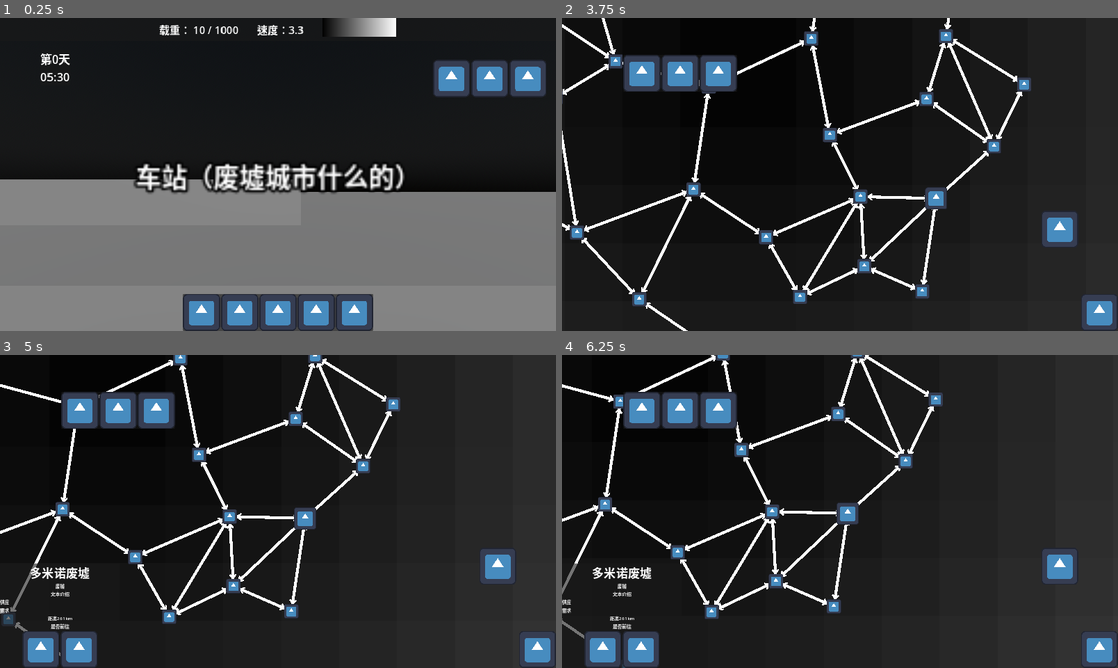
Above: before the commit, frames 1-4 (two rows, left to right).
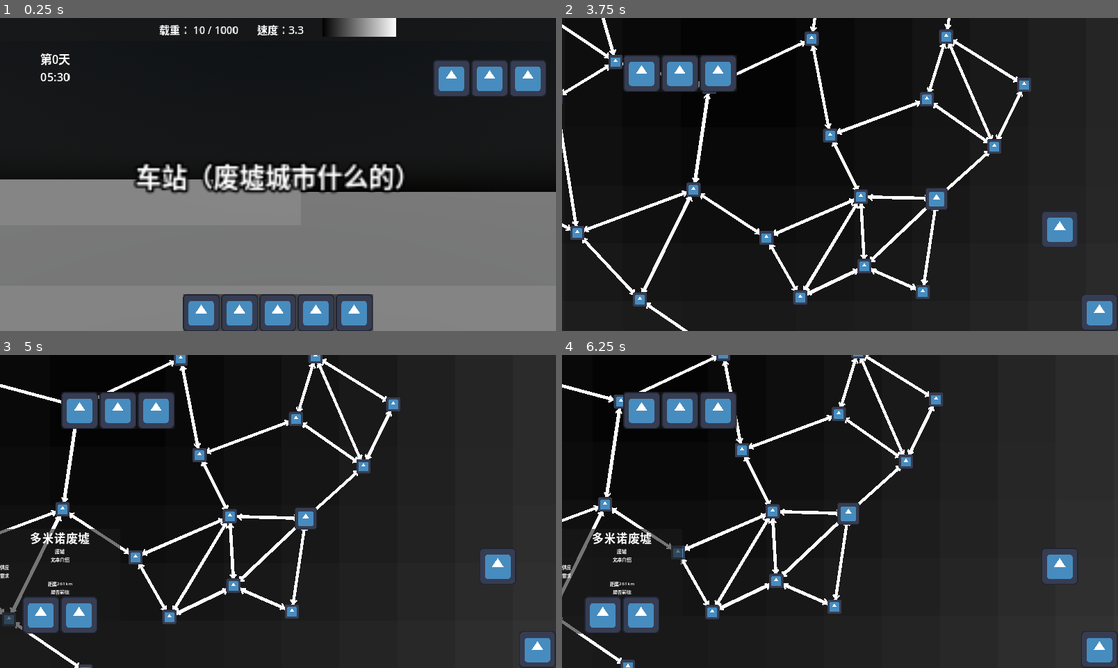
Above: after the commit, the same moments.

Repository: lxdua/EndingLine
Game: Godot game, scene res://Scene/BaseScene/base_scene.tscn
Same seed, same stepped clock (60 frames per second), same inputs: the game is played once before the commit and once after it. This scene is started directly instead of the project's main scene. The engine's default icon, where the game draws it, is replaced by a stand-in: a white triangle on a blue panel in a dark square.
Inputs (mouse positions are in pixels of both pictures, inside the frame that each line leads up to):
- Up to frame 1 (0.25 s): no input
- Up to frame 2 (3.75 s): click (1051, 77) at 0.5 s; click (1051, 77) at 1.25 s; click (762, 312) at 2 s; click (801, 312) at 2.75 s; click (840, 312) at 3.5 s
- Up to frame 3 (5 s): tap Enter at 4.25 s; move the mouse to (300, 524) at 4.27 s; press the mouse at (300, 524) at 4.28 s; hold Right (ui_right) from 4.28 s (still down)
- Up to frame 4 (6.25 s): move the mouse to (823, 517) at 5.02 s; release Right (ui_right) at 5.03 s; release the mouse at (823, 517) at 5.03 s; hold Down (ui_down) 5.03-5.78 s; tap C (interact) at 5.1 s; click (823, 517) at 5.3 s; move the mouse to (695, 580) at 5.77 s; press the mouse at (695, 580) at 5.78 s; hold Right (ui_right) from 5.78 s (still down)

The runs differ from the first frame. In frame 1, 0.4% of the frame differs, in the area x 7-98%, y 2-100%; in frame 2, 1.3%; in frame 3, 4.7%; in frame 4, 4.9%, in the area x 0-100%, y 0-100%.

Commit message:
充电桩

Diff:
--- a/endinglinetry/Resource/MapRes/map1.tres
+++ /dev/null
@@ -1,9 +0,0 @@
-[gd_resource type="Resource" script_class="MapRes" load_steps=2 format=3 uid="uid://r7jiclu5duer"]
-
-[ext_resource type="Script" path="res://Class/MapRes/map_res.gd" id="1_nrlxa"]
-
-[resource]
-script = ExtResource("1_nrlxa")
-station_pos_list = Array[Vector2]([Vector2(100, 0), Vector2(-50, -60), Vector2(0, 200), Vector2(150, 150), Vector2(-400, 230), Vector2(20, -400)])
-track_list = Array[Vector3i]([Vector3i(0, 2, 100), Vector3i(0, 4, 50), Vector3i(0, 5, 30), Vector3i(5, 0, 40), Vector3i(1, 4, 0), Vector3i(1, 5, 70), Vector3i(2, 3, 50), Vector3i(2, 4, 60), Vector3i(4, 2, 40), Vector3i(4, 5, 10)])
-buildable_track_list = Array[Vector4i]([Vector4i(3, 0, 20, 20), Vector4i(0, 3, 30, 20)])
--- a/endinglinetry/Resource/StationScene/City/挪威格伦.tscn
+++ b/endinglinetry/Resource/StationScene/City/挪威格伦.tscn
@@ -2,8 +2,8 @@
 
 [ext_resource type="PackedScene" uid="uid://c6b3vhnlytild" path="res://Scene/StationScene/station_scene.tscn" id="1_ju0yo"]
 [ext_resource type="PackedScene" uid="uid://qxb6gn3e0g35" path="res://Scene/StationScene/Building/Shop/shop.tscn" id="2_0abqb"]
-[ext_resource type="Script" path="res://Class/SupplyAndDemandRes/supply_and_demand_res.gd" id="3_n00ds"]
 [ext_resource type="PackedScene" uid="uid://0stapmh20nfc" path="res://Scene/StationScene/Building/Maintenance/maintenance.tscn" id="4_58xoj"]
+[ext_resource type="PackedScene" uid="uid://c07ji33e25yq2" path="res://Scene/StationScene/Building/ChargingPile/charging_pile.tscn" id="4_ooi8b"]
 
 [node name="挪威格伦" instance=ExtResource("1_ju0yo")]
 station_name = "挪威格伦"
@@ -11,8 +11,10 @@
 
 [node name="Shop" parent="." index="5" instance=ExtResource("2_0abqb")]
 transform = Transform3D(1, 0, 0, 0, 1, 0, 0, 0, 1, 1, 1, -5)
-station_tax_rate = 0.0
-station_supply_and_demand = Array[ExtResource("3_n00ds")]([])
 
 [node name="Maintenance" parent="." index="6" instance=ExtResource("4_58xoj")]
 transform = Transform3D(1, 0, 0, 0, 1, 0, 0, 0, 1, 4, 1, -4)
+
+[node name="ChargingPile" parent="." index="7" instance=ExtResource("4_ooi8b")]
+transform = Transform3D(1, 0, 0, 0, 1, 0, 0, 0, 1, 2.67644, 1.05713, -5.11189)
+cost = 0
--- a/endinglinetry/Scene/BaseScene/TrainStatsManager/train_stats_manager.gd
+++ b/endinglinetry/Scene/BaseScene/TrainStatsManager/train_stats_manager.gd
@@ -23,6 +23,9 @@
 
 func has_money(need: int):
 	return need <= current_money
+
+func cost_money(need: int):
+	current_money -= need
 
 #endregion
 
--- a/endinglinetry/Scene/BaseScene/base_scene.tscn
+++ b/endinglinetry/Scene/BaseScene/base_scene.tscn
@@ -156,7 +156,7 @@
 horizontal_alignment = 1
 vertical_alignment = 1
 
-[node name="TrainStatsManager" type="Node" parent="." node_paths=PackedStringArray("modifier_handler", "base_scene", "train_load_label", "train_speed_label", "power_progress_bar")]
+[node name="TrainStatsManager" type="Node" parent="." node_paths=PackedStringArray("modifier_handler", "base_scene", "train_load_label", "train_speed_label", "power_progress_bar") groups=["TrainStatsManager"]]
 script = ExtResource("4_d1rko")
 modifier_handler = NodePath("TrainStatsModifierHandler")
 base_scene = NodePath("..")
--- /dev/null
+++ b/endinglinetry/Scene/Other/TreasureUI/treasure_ui.gd
@@ -0,0 +1,4 @@
+extends PanelContainer
+
+func show_treasure(treasure_arr: Array[ItemRes]):
+	pass
--- /dev/null
+++ b/endinglinetry/Scene/Other/TreasureUI/treasure_ui.tscn
@@ -0,0 +1,101 @@
+[gd_scene load_steps=3 format=3 uid="uid://bmujv2rfuxl34"]
+
+[ext_resource type="Script" path="res://Scene/Other/TreasureUI/treasure_ui.gd" id="1_ohxsc"]
+[ext_resource type="Texture2D" uid="uid://dgbe8puaplb6m" path="res://icon.svg" id="2_61yco"]
+
+[node name="TreasureUI" type="PanelContainer"]
+custom_minimum_size = Vector2(750, 570)
+anchors_preset = 8
+anchor_left = 0.5
+anchor_top = 0.5
+anchor_right = 0.5
+anchor_bottom = 0.5
+offset_left = -375.0
+offset_top = -372.5
+offset_right = 375.0
+offset_bottom = 372.5
+grow_horizontal = 2
+grow_vertical = 2
+script = ExtResource("1_ohxsc")
+
+[node name="MarginContainer" type="MarginContainer" parent="."]
+layout_mode = 2
+theme_override_constants/margin_left = 30
+theme_override_constants/margin_top = 20
+theme_override_constants/margin_right = 30
+theme_override_constants/margin_bottom = 20
+
+[node name="VBoxContainer" type="VBoxContainer" parent="MarginContainer"]
+layout_mode = 2
+theme_override_constants/separation = 30
+alignment = 1
+
+[node name="Label" type="Label" parent="MarginContainer/VBoxContainer"]
+layout_mode = 2
+theme_override_font_sizes/font_size = 56
+text = "获得一些奖品！"
+horizontal_alignment = 1
+vertical_alignment = 1
+
+[node name="PanelContainer" type="PanelContainer" parent="MarginContainer/VBoxContainer"]
+layout_mode = 2
+
+[node name="MarginContainer" type="MarginContainer" parent="MarginContainer/VBoxContainer/PanelContainer"]
+layout_mode = 2
+theme_override_constants/margin_left = 10
+theme_override_constants/margin_top = 20
+theme_override_constants/margin_right = 10
+theme_override_constants/margin_bottom = 20
+
+[node name="ScrollContainer" type="ScrollContainer" parent="MarginContainer/VBoxContainer/PanelContainer/MarginContainer"]
+custom_minimum_size = Vector2(300, 400)
+layout_mode = 2
+
+[node name="ItemContainer" type="HFlowContainer" parent="MarginContainer/VBoxContainer/PanelContainer/MarginContainer/ScrollContainer"]
+layout_mode = 2
+size_flags_horizontal = 3
+size_flags_vertical = 3
+alignment = 1
+last_wrap_alignment = 1
+
+[node name="TextureRect" type="TextureRect" parent="MarginContainer/VBoxContainer/PanelContainer/MarginContainer/ScrollContainer/ItemContainer"]
+layout_mode = 2
+texture = ExtResource("2_61yco")
+
+[node name="TextureRect2" type="TextureRect" parent="MarginContainer/VBoxContainer/PanelContainer/MarginContainer/ScrollContainer/ItemContainer"]
+layout_mode = 2
+texture = ExtResource("2_61yco")
+
+[node name="TextureRect3" type="TextureRect" parent="MarginContainer/VBoxContainer/PanelContainer/MarginContainer/ScrollContainer/ItemContainer"]
+layout_mode = 2
+texture = ExtResource("2_61yco")
+
+[node name="TextureRect4" type="TextureRect" parent="MarginContainer/VBoxContainer/PanelContainer/MarginContainer/ScrollContainer/ItemContainer"]
+layout_mode = 2
+texture = ExtResource("2_61yco")
+
+[node name="TextureRect5" type="TextureRect" parent="MarginContainer/VBoxContainer/PanelContainer/MarginContainer/ScrollContainer/ItemContainer"]
+layout_mode = 2
+texture = ExtResource("2_61yco")
+
+[node name="TextureRect6" type="TextureRect" parent="MarginContainer/VBoxContainer/PanelContainer/MarginContainer/ScrollContainer/ItemContainer"]
+layout_mode = 2
+texture = ExtResource("2_61yco")
+
+[node name="TextureRect7" type="TextureRect" parent="MarginContainer/VBoxContainer/PanelContainer/MarginContainer/ScrollContainer/ItemContainer"]
+layout_mode = 2
+texture = ExtResource("2_61yco")
+
+[node name="TextureRect8" type="TextureRect" parent="MarginContainer/VBoxContainer/PanelContainer/MarginContainer/ScrollContainer/ItemContainer"]
+layout_mode = 2
+texture = ExtResource("2_61yco")
+
+[node name="TextureRect9" type="TextureRect" parent="MarginContainer/VBoxContainer/PanelContainer/MarginContainer/ScrollContainer/ItemContainer"]
+layout_mode = 2
+texture = ExtResource("2_61yco")
+
+[node name="YesButton" type="TextureButton" parent="MarginContainer/VBoxContainer"]
+layout_mode = 2
+size_flags_horizontal = 4
+size_flags_vertical = 4
+texture_normal = ExtResource("2_61yco")
--- a/endinglinetry/Scene/RouteSelectionScene/StationContentContainer/station_content_container.gd
+++ b/endinglinetry/Scene/RouteSelectionScene/StationContentContainer/station_content_container.gd
@@ -25,3 +25,6 @@
 		cost_label.text = "无法到达"
 	else:
 		cost_label.text = "距离" + str(int(distance)) + "km"
+
+	var tween: = create_tween().set_trans(Tween.TRANS_CUBIC).set_ease(Tween.EASE_OUT)
+	tween.tween_property(self, "position", Vector2(0,600), 0.6).from(Vector2(-400,600))
--- a/endinglinetry/Scene/RouteSelectionScene/route_selection_scene.tscn
+++ b/endinglinetry/Scene/RouteSelectionScene/route_selection_scene.tscn
@@ -110,8 +110,9 @@
 anchors_preset = 2
 anchor_top = 1.0
 anchor_bottom = 1.0
-offset_top = -338.0
+offset_top = -480.0
 offset_right = 414.0
+offset_bottom = -129.0
 grow_vertical = 0
 script = ExtResource("5_m5r5u")
 
--- a/endinglinetry/Scene/StationScene/Building/Cave/cave.gd
+++ b/endinglinetry/Scene/StationScene/Building/Cave/cave.gd
@@ -1,8 +1,17 @@
 extends Building
 class_name Cave
 
+## 奖励池 不用再记权重了 权重是多少就放几个进池子然后等可能选就是一样的效果了
+@export var treasure_pool: Array[ItemRes]
+@export var item_num: int = 1
+
 func press_building():
 	print("Cave!")
+	var treasure: = []
+	for i in range(item_num):
+		treasure.append(random_treasure())
+	# TODO 放背包，显示获得奖励界面
 
-## 洞穴随机奖励池
-# TODO 获得奖励具体的信息
+func random_treasure():
+	var rand_num: = randi_range(0, treasure_pool.size())
+	return treasure_pool[rand_num]
--- a/endinglinetry/Scene/StationScene/Building/Cave/cave.tscn
+++ b/endinglinetry/Scene/StationScene/Building/Cave/cave.tscn
@@ -1,11 +1,14 @@
-[gd_scene load_steps=4 format=3 uid="uid://coqxjb5s7innp"]
+[gd_scene load_steps=5 format=3 uid="uid://coqxjb5s7innp"]
 
 [ext_resource type="PackedScene" uid="uid://djel7qenwu8st" path="res://Scene/StationScene/Building/building.tscn" id="1_n368v"]
 [ext_resource type="Script" path="res://Scene/StationScene/Building/Cave/cave.gd" id="2_opg6r"]
 [ext_resource type="Script" path="res://Scene/Trade/Script/trade_goods.gd" id="3_cma3m"]
+[ext_resource type="Script" path="res://Class/ItemRes/item_res.gd" id="3_kdm6w"]
 
 [node name="Cave" instance=ExtResource("1_n368v")]
 script = ExtResource("2_opg6r")
+treasure_pool = Array[ExtResource("3_kdm6w")]([])
+item_num = 1
 
 [node name="TradeGoods" type="Node" parent="." index="2"]
 script = ExtResource("3_cma3m")
--- /dev/null
+++ b/endinglinetry/Scene/StationScene/Building/ChargingPile/charging_pile.gd
@@ -0,0 +1,27 @@
+extends Building
+class_name ChargingPile
+
+@onready var charging_pile_ui: CanvasLayer = $ChargingPileUI
+@onready var electric_label: Label = $ChargingPileUI/PanelContainer/MarginContainer/VBoxContainer/ElectricLabel
+@onready var price_label: Label = $ChargingPileUI/PanelContainer/MarginContainer/VBoxContainer/PriceLabel
+@onready var yes_button: TextureButton = $ChargingPileUI/PanelContainer/MarginContainer/VBoxContainer/AskContainer/YesButton
+
+@onready var train_stats_manager: TrainStatsManager = get_tree().get_first_node_in_group("TrainStatsManager")
+
+@export var cost: int
+
+func press_building():
+	print("ChargingPile!")
+	yes_button.disabled = not train_stats_manager.has_money(cost)
+	charging_pile_ui.show()
+
+func _ready() -> void:
+	charging_pile_ui.hide()
+	price_label.text = "充电花费：" + str(cost)
+
+func _on_no_button_pressed() -> void:
+	charging_pile_ui.hide()
+
+func _on_yes_button_pressed() -> void:
+	train_stats_manager.cost_money(cost)
+	train_stats_manager.current_power = train_stats_manager.max_power
--- /dev/null
+++ b/endinglinetry/Scene/StationScene/Building/ChargingPile/charging_pile.tscn
@@ -0,0 +1,80 @@
+[gd_scene load_steps=6 format=3 uid="uid://c07ji33e25yq2"]
+
+[ext_resource type="PackedScene" uid="uid://djel7qenwu8st" path="res://Scene/StationScene/Building/building.tscn" id="1_imf0a"]
+[ext_resource type="Script" path="res://Scene/StationScene/Building/ChargingPile/charging_pile.gd" id="2_v7egu"]
+[ext_resource type="Texture2D" uid="uid://dgbe8puaplb6m" path="res://icon.svg" id="3_je5w8"]
+
+[sub_resource type="Gradient" id="Gradient_k5atn"]
+
+[sub_resource type="GradientTexture2D" id="GradientTexture2D_danw3"]
+gradient = SubResource("Gradient_k5atn")
+
+[node name="ChargingPile" instance=ExtResource("1_imf0a")]
+script = ExtResource("2_v7egu")
+cost = 10
+
+[node name="BuildingCollisionPolygon" parent="BuildingArea" index="0"]
+polygon = PackedVector2Array(-0.62522, 0.61909, 0.594572, 0.62522, 0.606831, -0.606831, -0.612961, -0.631349)
+
+[node name="ChargingPileUI" type="CanvasLayer" parent="." index="2"]
+
+[node name="PanelContainer" type="PanelContainer" parent="ChargingPileUI" index="0"]
+anchors_preset = 8
+anchor_left = 0.5
+anchor_top = 0.5
+anchor_right = 0.5
+anchor_bottom = 0.5
+offset_left = -465.0
+offset_top = -303.0
+offset_right = 465.0
+offset_bottom = 303.0
+grow_horizontal = 2
+grow_vertical = 2
+
+[node name="MarginContainer" type="MarginContainer" parent="ChargingPileUI/PanelContainer" index="0"]
+layout_mode = 2
+theme_override_constants/margin_left = 50
+theme_override_constants/margin_top = 50
+theme_override_constants/margin_right = 50
+theme_override_constants/margin_bottom = 50
+
+[node name="VBoxContainer" type="VBoxContainer" parent="ChargingPileUI/PanelContainer/MarginContainer" index="0"]
+layout_mode = 2
+theme_override_constants/separation = 50
+alignment = 1
+
+[node name="ElectricLabel" type="Label" parent="ChargingPileUI/PanelContainer/MarginContainer/VBoxContainer" index="0"]
+layout_mode = 2
+theme_override_font_sizes/font_size = 46
+text = "当前电量：33%"
+horizontal_alignment = 1
+vertical_alignment = 1
+
+[node name="PriceLabel" type="Label" parent="ChargingPileUI/PanelContainer/MarginContainer/VBoxContainer" index="1"]
+layout_mode = 2
+theme_override_font_sizes/font_size = 46
+text = "充满花费：100"
+horizontal_alignment = 1
+vertical_alignment = 1
+
+[node name="AskContainer" type="HBoxContainer" parent="ChargingPileUI/PanelContainer/MarginContainer/VBoxContainer" index="2"]
+layout_mode = 2
+theme_override_constants/separation = 180
+alignment = 1
+
+[node name="YesButton" type="TextureButton" parent="ChargingPileUI/PanelContainer/MarginContainer/VBoxContainer/AskContainer" index="0"]
+layout_mode = 2
+texture_normal = ExtResource("3_je5w8")
+texture_disabled = SubResource("GradientTexture2D_danw3")
+
+[node name="NoButton" type="TextureButton" parent="ChargingPileUI/PanelContainer/MarginContainer/VBoxContainer/AskContainer" index="1"]
+layout_mode = 2
+texture_normal = ExtResource("3_je5w8")
+
+[node name="Label3D" type="Label3D" parent="." index="3"]
+transform = Transform3D(1, 0, 0, 0, 1, 0, 0, 0, 1, 0, 0.5, 0.025)
+text = "充电桩
+"
+
+[connection signal="pressed" from="ChargingPileUI/PanelContainer/MarginContainer/VBoxContainer/AskContainer/YesButton" to="." method="_on_yes_button_pressed"]
+[connection signal="pressed" from="ChargingPileUI/PanelContainer/MarginContainer/VBoxContainer/AskContainer/NoButton" to="." method="_on_no_button_pressed"]
--- a/endinglinetry/Scene/StationScene/Building/GatherPoint/gather_point.tscn
+++ b/endinglinetry/Scene/StationScene/Building/GatherPoint/gather_point.tscn
@@ -5,3 +5,7 @@
 
 [node name="GatherPoint" instance=ExtResource("1_xkxge")]
 script = ExtResource("2_1abd1")
+
+[node name="Label3D" type="Label3D" parent="." index="2"]
+transform = Transform3D(1, 0, 0, 0, 1, 0, 0, 0, 1, 0, 0.5, 0.025)
+text = "采集点"
--- a/endinglinetry/Scene/StationScene/Building/Shop/shop.tscn
+++ b/endinglinetry/Scene/StationScene/Building/Shop/shop.tscn
@@ -16,3 +16,7 @@
 
 [node name="BuildingCollisionPolygon" parent="BuildingArea" index="0"]
 polygon = PackedVector2Array(-0.569432, 0.624417, 0.575436, 0.594539, 0.568482, -0.532065, -0.582348, -0.528691)
+
+[node name="Label3D" type="Label3D" parent="." index="3"]
+transform = Transform3D(1, 0, 0, 0, 1, 0, 0, 0, 1, 0, 0.5, 0.025)
+text = "商店"
--- a/endinglinetry/Scene/Trade/Script/trade_goods_struct.gd
+++ b/endinglinetry/Scene/Trade/Script/trade_goods_struct.gd
@@ -1,4 +1,4 @@
-
+extends Node
 class_name TradeGoodsStruct
 var id:int=0
 var number:int=0
--- a/endinglinetry/project.godot
+++ b/endinglinetry/project.godot
@@ -46,6 +46,7 @@
 
 TradeManage=""
 TradeUI=""
+TrainStatsManager=""
 
 [input]
 
@@ -70,3 +71,5 @@
 
 textures/canvas_textures/default_texture_filter=0
 textures/canvas_textures/default_texture_repeat=1
+2d/snap/snap_2d_transforms_to_pixel=true
+2d/snap/snap_2d_vertices_to_pixel=true
